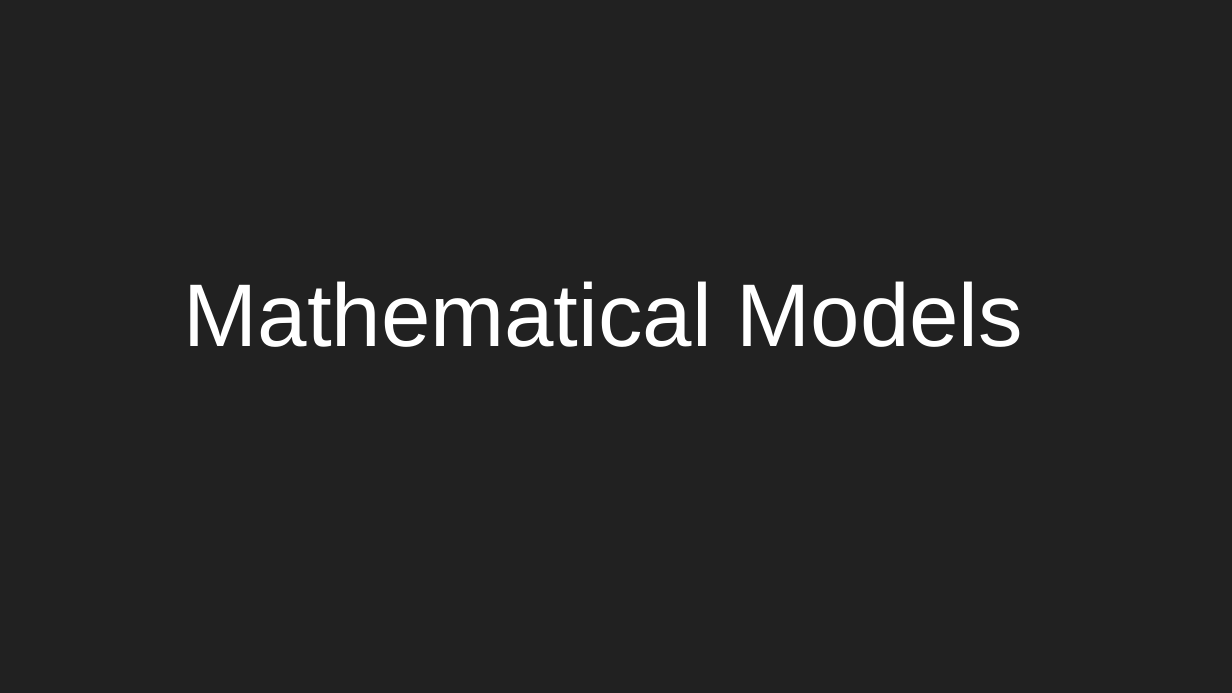
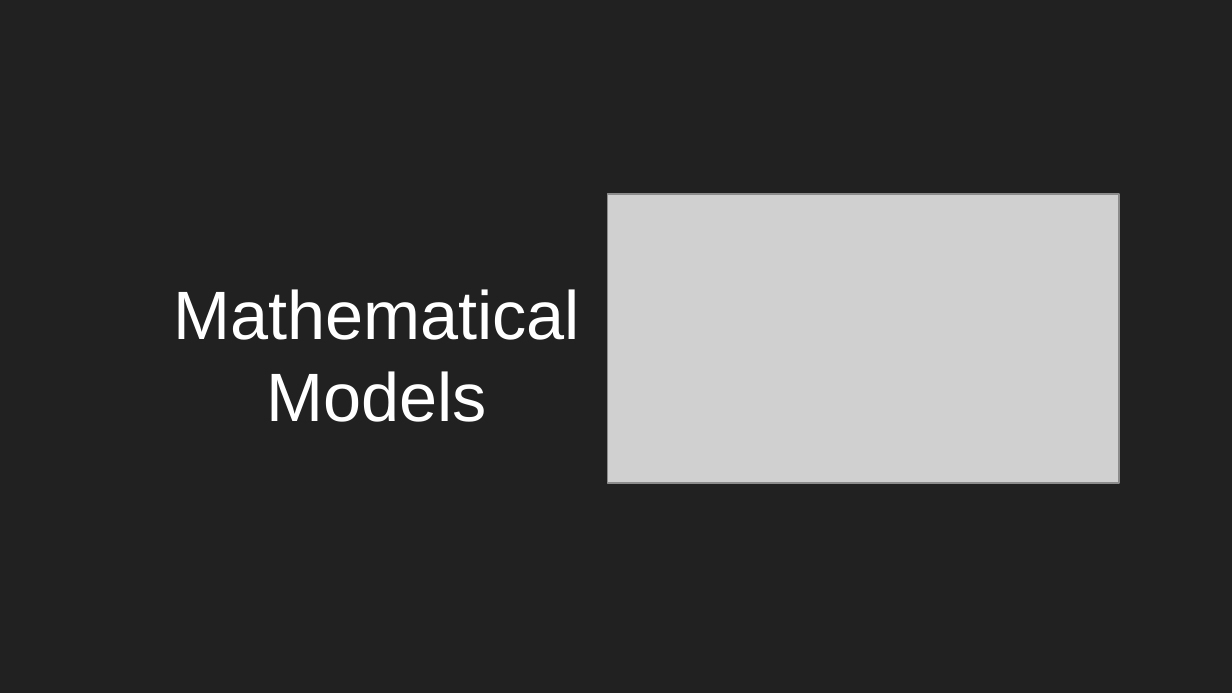
Before and after one commit to dorairajsanjay/vellore_tech_AI_ML_presentation_Feb2020, a slide deck: slide 12 of vit_ml_ai_core_principles_applications.pptx (slide 6 before the commit). Drawn at 1232x693 pixels with LibreOffice and Linux fonts; fonts in the diff are those of the drawing; grey boxes stand for pictures. Boxes give left, top, right and bottom in pixels: in the first picture for what was removed or moved away, otherwise in the second. Text is boxed around its words. In the diff, an @@ line names an element or a change of style, - is before the commit and + after.

```diff
--- a/vit_ml_ai_core_principles_applications.pptx
+++ b/vit_ml_ai_core_principles_applications.pptx
@@ title "Mathematical Models": place and size @@
-title "Mathematical Models" at (184,281,1024,347)
+title "Mathematical Models" at (173,289,580,422)
@@ title "Mathematical Models" at (173,289,580,422): size 52 to 40 pt @@
@@ picture added at (607,193,1119,483) @@
```
Also in this commit, not shown: 6 other slides changed, 14 slides added, 4 slides removed.
